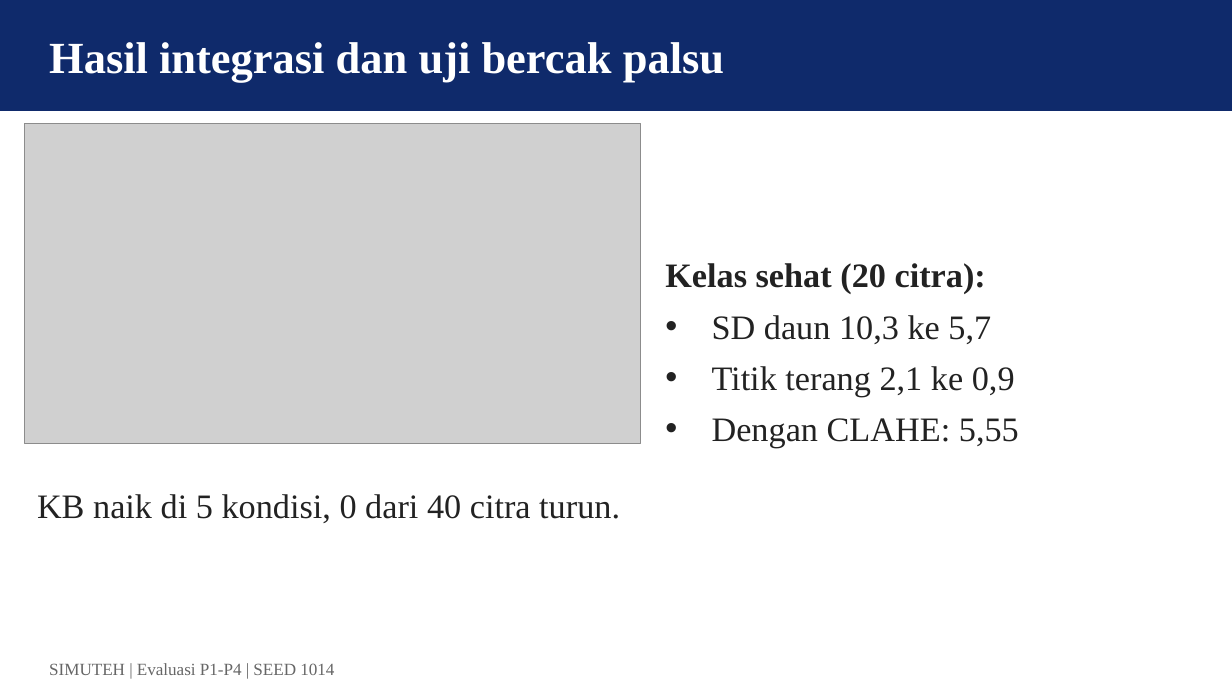
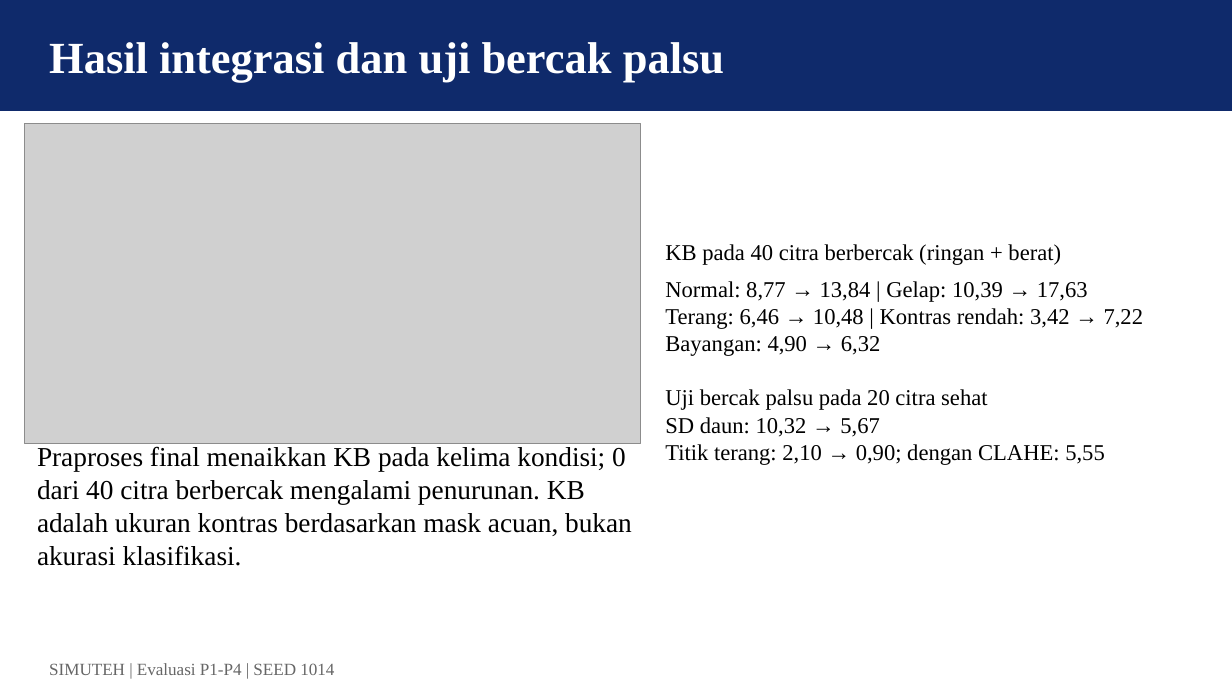
Before and after one commit to FarhanF22/simuteh-2330511014_Farhan_Fadila, a slide deck: slide 10 of Laporan/Farhan_Fadila_2330511014.pptx. Drawn at 1232x693 pixels with LibreOffice and Linux fonts; fonts in the diff are those of the drawing; grey boxes stand for pictures. Boxes give left, top, right and bottom in pixels: in the first picture for what was removed or moved away, otherwise in the second. Text is boxed around its words. In the diff, an @@ line names an element or a change of style, - is before the commit and + after.

```diff
--- a/Laporan/Farhan_Fadila_2330511014.pptx
+++ b/Laporan/Farhan_Fadila_2330511014.pptx
@@ text at [665,244,1144,465]: text changed; size 20 to 13.2 pt; text colour #222222 to #000000 @@
-Kelas sehat (20 citra):
-• SD daun 10,3 ke 5,7
-• Titik terang 2,1 ke 0,9
-• Dengan CLAHE: 5,55
+KB pada 40 citra berbercak (ringan + berat)
+Normal: 8,77 → 13,84 | Gelap: 10,39 → 17,63
+Terang: 6,46 → 10,48 | Kontras rendah: 3,42 → 7,22
+Bayangan: 4,90 → 6,32
+Uji bercak palsu pada 20 citra sehat
+SD daun: 10,32 → 5,67
+Titik terang: 2,10 → 0,90; dengan CLAHE: 5,55
@@ text at [37,446,632,566]: text changed; size 20 to 16 pt; text colour #222222 to #000000 @@
-KB naik di 5 kondisi, 0 dari 40 citra turun.
+Praproses final menaikkan KB pada kelima kondisi; 0 dari 40 citra berbercak mengalami penurunan. KB adalah ukuran kontras berdasarkan mask acuan, bukan akurasi klasifikasi.
```
Also in this commit, not shown: 6 other slides changed, 4 other files.
